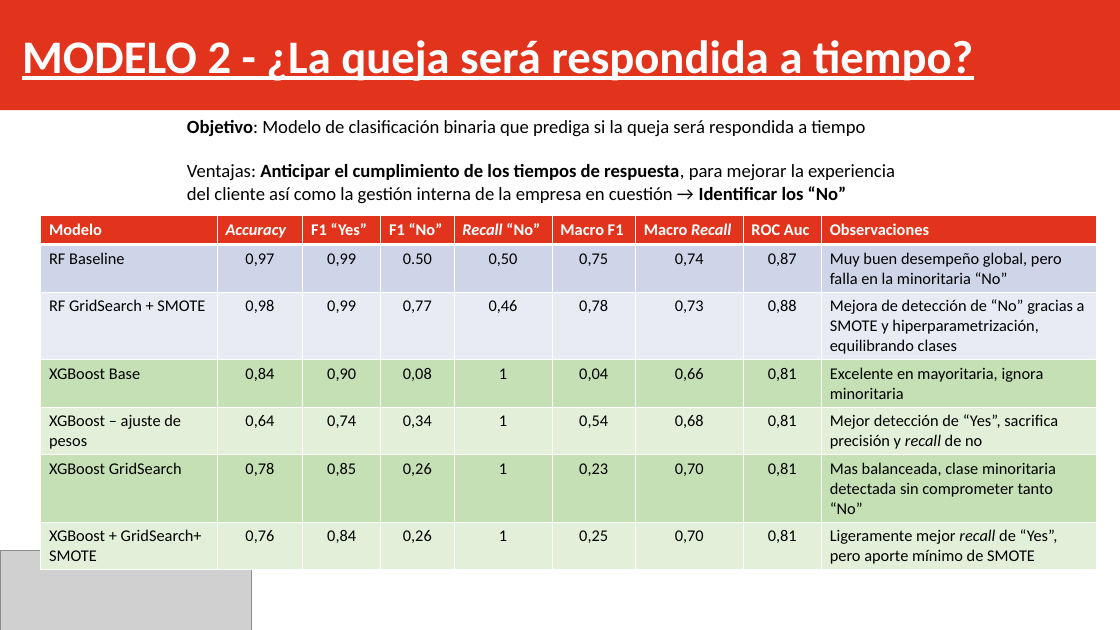
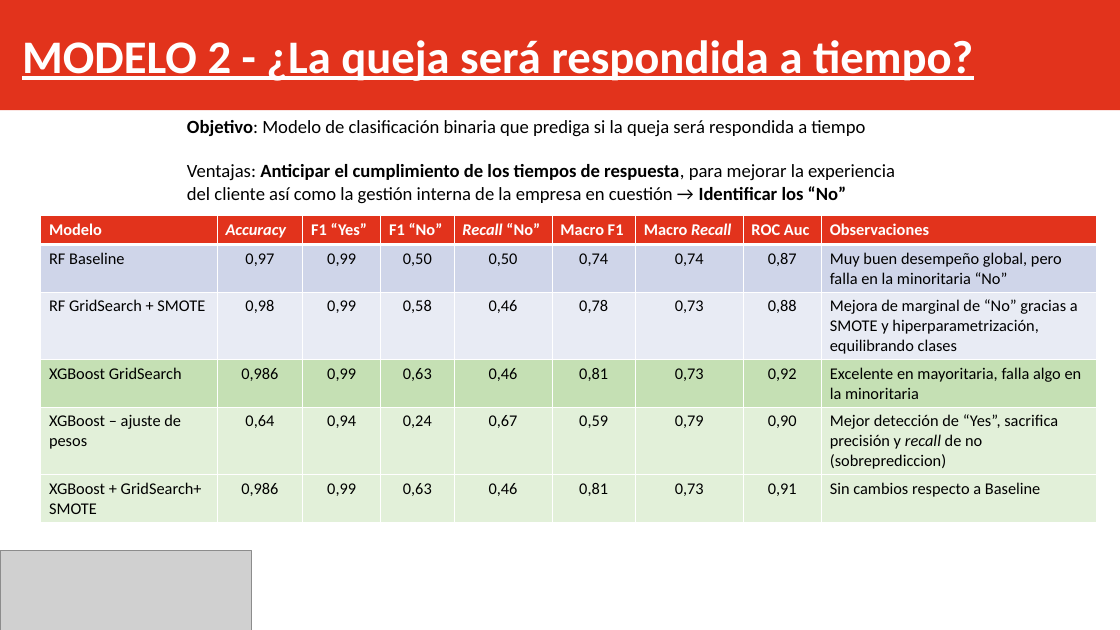
Before and after one commit to Jonolalde93/Proyectos_DS2025, a slide deck: slide 12 of Proyecto_Fin_Modulo_ML/docs/Presentacion_ML.pptx. Drawn at 1120x630 pixels with LibreOffice and Linux fonts; fonts in the diff are those of the drawing; grey boxes stand for pictures. Boxes give left, top, right and bottom in pixels: in the first picture for what was removed or moved away, otherwise in the second. Text is boxed around its words. In the diff, an @@ line names an element or a change of style, - is before the commit and + after.

Commit message:
cambios final

```diff
--- a/Proyecto_Fin_Modulo_ML/docs/Presentacion_ML.pptx
+++ b/Proyecto_Fin_Modulo_ML/docs/Presentacion_ML.pptx
@@ table at <box>40,215,1096,522</box> @@
-row 2: RF Baseline | 0,97 | 0,99 | 0.50 | 0,50 | 0,75 | 0,74 | 0,87 | Muy buen desempeño global, pero falla en la minoritaria “No”
-row 3: RF GridSearch + SMOTE | 0,98 | 0,99 | 0,77 | 0,46 | 0,78 | 0,73 | 0,88 | Mejora de detección de “No” gracias a SMOTE y hiperparametrización, equilibrando clases
-row 4: XGBoost Base | 0,84 | 0,90 | 0,08 | 1 | 0,04 | 0,66 | 0,81 | Excelente en mayoritaria, ignora minoritaria
-row 5: XGBoost – ajuste de pesos | 0,64 | 0,74 | 0,34 | 1 | 0,54 | 0,68 | 0,81 | Mejor detección de “Yes”, sacrifica precisión y recall de no
-row 6: XGBoost GridSearch | 0,78 | 0,85 | 0,26 | 1 | 0,23 | 0,70 | 0,81 | Mas balanceada, clase minoritaria detectada sin comprometer tanto “No”
-row 7: XGBoost + GridSearch+ SMOTE | 0,76 | 0,84 | 0,26 | 1 | 0,25 | 0,70 | 0,81 | Ligeramente mejor recall de “Yes”, pero aporte mínimo de SMOTE
+row 2: RF Baseline | 0,97 | 0,99 | 0,50 | 0,50 | 0,74 | 0,74 | 0,87 | Muy buen desempeño global, pero falla en la minoritaria “No”
+row 3: RF GridSearch + SMOTE | 0,98 | 0,99 | 0,58 | 0,46 | 0,78 | 0,73 | 0,88 | Mejora de marginal de “No” gracias a SMOTE y hiperparametrización, equilibrando clases
+row 4: XGBoost GridSearch | 0,986 | 0,99 | 0,63 | 0,46 | 0,81 | 0,73 | 0,92 | Excelente en mayoritaria, falla algo en la minoritaria
+row 5: XGBoost – ajuste de pesos | 0,64 | 0,94 | 0,24 | 0,67 | 0,59 | 0,79 | 0,90 | Mejor detección de “Yes”, sacrifica precisión y recall de no (sobreprediccion)
+row 6: XGBoost + GridSearch+ SMOTE | 0,986 | 0,99 | 0,63 | 0,46 | 0,81 | 0,73 | 0,91 | Sin cambios respecto a Baseline
```
Also in this commit, not shown: 5 other slides changed, 3 other files.
